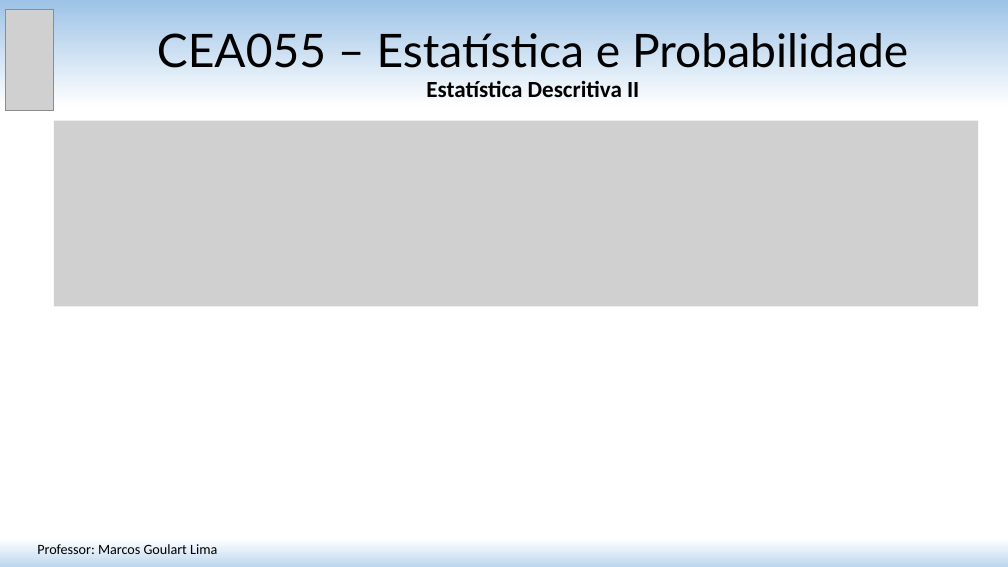
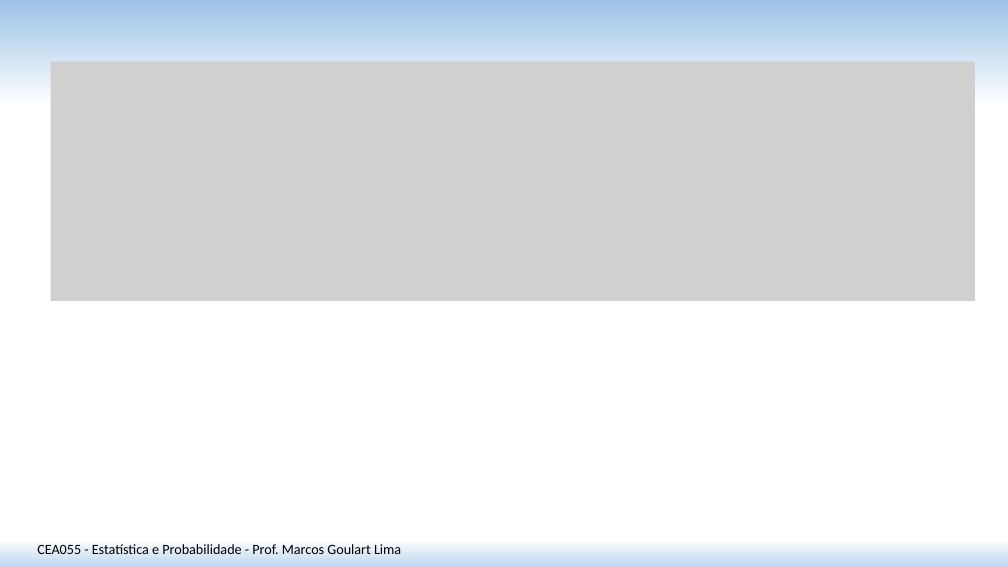
Before and after one commit to matmarcos/minhas-aulas, a slide deck: slide 12 of content/2026-2/cea055-estatistica-probabilidade/02-estatistica-descritiva-ii/Aula_02_Estatistica_Descritiva_II.pptx (slide 13 before the commit). Drawn at 1008x567 pixels with LibreOffice and Linux fonts; fonts in the diff are those of the drawing; grey boxes stand for pictures. Boxes give left, top, right and bottom in pixels: in the first picture for what was removed or moved away, otherwise in the second. Text is boxed around its words. In the diff, an @@ line names an element or a change of style, - is before the commit and + after.

```diff
--- a/content/2026-2/cea055-estatistica-probabilidade/02-estatistica-descritiva-ii/Aula_02_Estatistica_Descritiva_II.pptx
+++ b/content/2026-2/cea055-estatistica-probabilidade/02-estatistica-descritiva-ii/Aula_02_Estatistica_Descritiva_II.pptx
@@ picture removed at bbox=[5, 9, 54, 110] @@
@@ title removed at bbox=[157, 33, 908, 97] @@
-CEA055 – Estatística e Probabilidade
-Estatística Descritiva II
@@ picture: place and size @@
-picture at bbox=[54, 120, 979, 306]
+picture at bbox=[51, 62, 975, 301]
@@ text at bbox=[37, 544, 401, 554]: text changed @@
-Professor: Marcos Goulart Lima
+CEA055 - Estatística e Probabilidade - Prof. Marcos Goulart Lima
```
Also in this commit, not shown: 12 other slides changed, 4 slides added, 6 slides removed, 3 other files.
